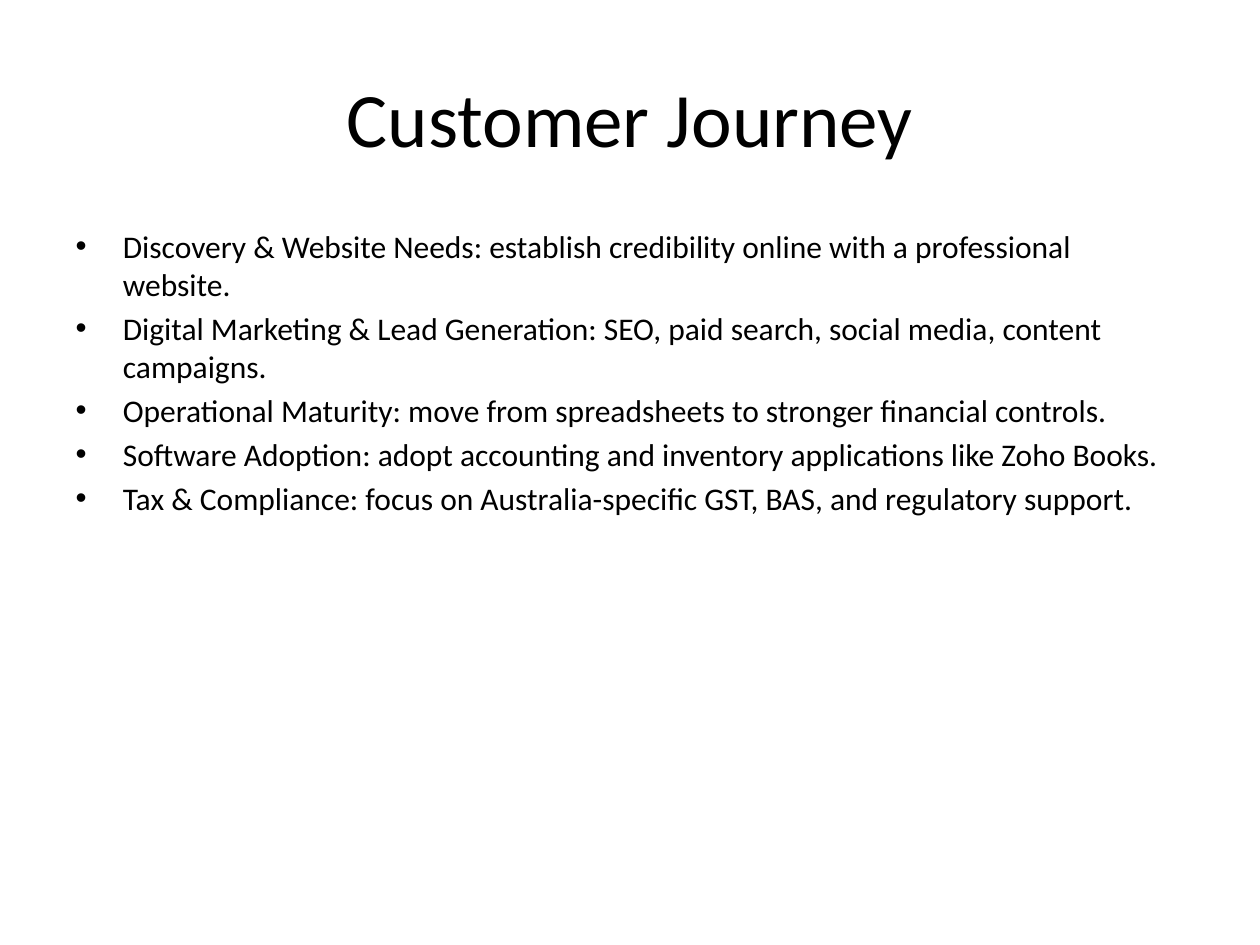
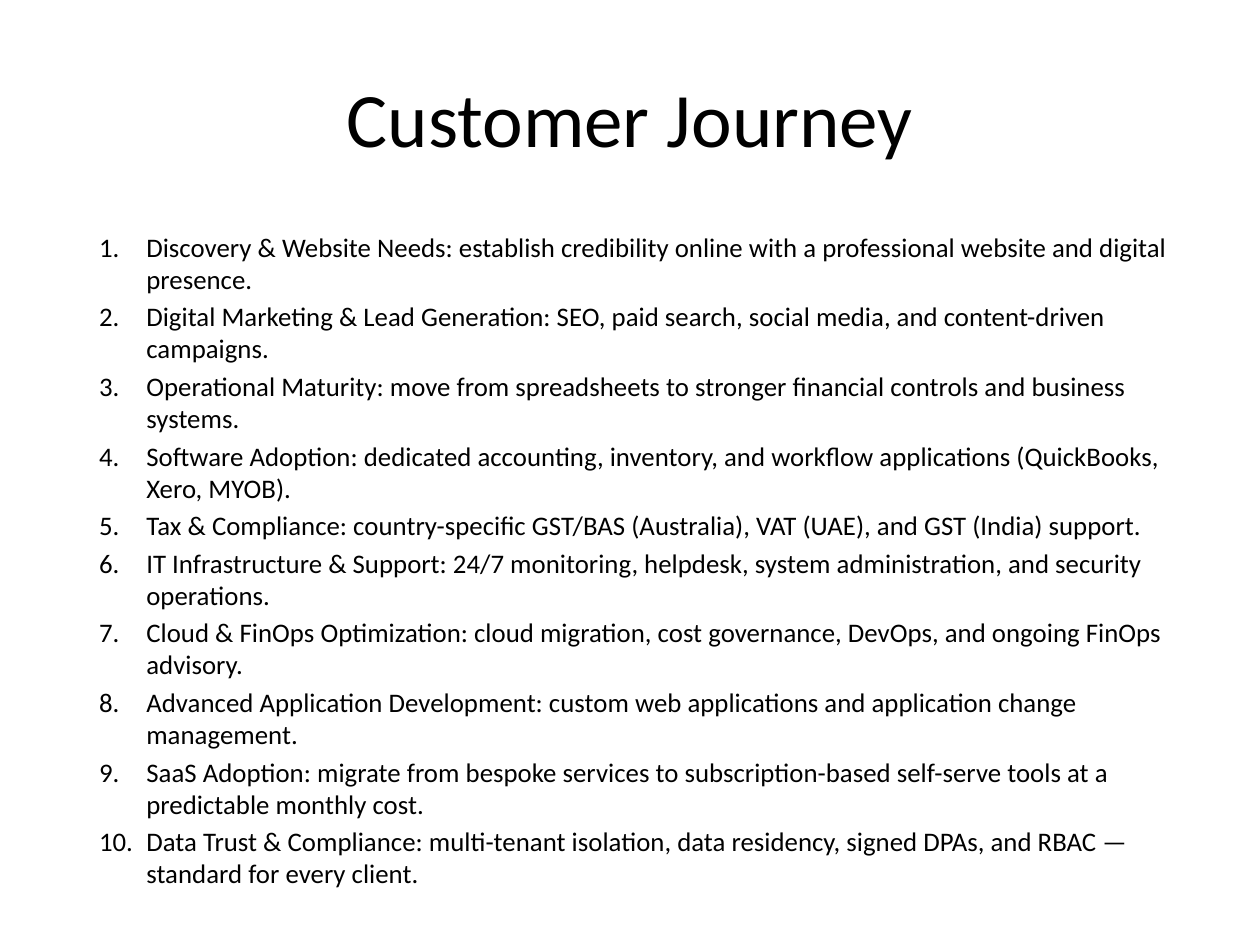
Before and after one commit to rajendran30/techsprint, a slide deck: slide 4 of marketing-strategy.pptx. Drawn at 1260x945 pixels with LibreOffice and Linux fonts; fonts in the diff are those of the drawing. Boxes give left, top, right and bottom in pixels: in the first picture for what was removed or moved away, otherwise in the second. Text is boxed around its words. In the diff, an @@ line names an element or a change of style, - is before the commit and + after.

Commit message:
Added value additions and combined Cloud consulting and Finops into one category

```diff
--- a/marketing-strategy.pptx
+++ b/marketing-strategy.pptx
@@ text at box(146, 238, 1166, 856): text changed; size 18 to 15.3 pt @@
-• Discovery & Website Needs: establish credibility online with a professional website.
-• Digital Marketing & Lead Generation: SEO, paid search, social media, content campaigns.
-• Operational Maturity: move from spreadsheets to stronger financial controls.
-• Software Adoption: adopt accounting and inventory applications like Zoho Books.
-• Tax & Compliance: focus on Australia-specific GST, BAS, and regulatory support.
+1. Discovery & Website Needs: establish credibility online with a professional website and digital presence.
+2. Digital Marketing & Lead Generation: SEO, paid search, social media, and content-driven campaigns.
+3. Operational Maturity: move from spreadsheets to stronger financial controls and business systems.
+4. Software Adoption: dedicated accounting, inventory, and workflow applications (QuickBooks, Xero, MYOB).
+5. Tax & Compliance: country-specific GST/BAS (Australia), VAT (UAE), and GST (India) support.
+6. IT Infrastructure & Support: 24/7 monitoring, helpdesk, system administration, and security operations.
+7. Cloud & FinOps Optimization: cloud migration, cost governance, DevOps, and ongoing FinOps advisory.
+8. Advanced Application Development: custom web applications and application change management.
+9. SaaS Adoption: migrate from bespoke services to subscription-based self-serve tools at a predictable monthly cost.
+10. Data Trust & Compliance: multi-tenant isolation, data residency, signed DPAs, and RBAC — standard for every client.
```
Also in this commit, not shown: 8 other slides changed, 1 slide added, 8 other files.
